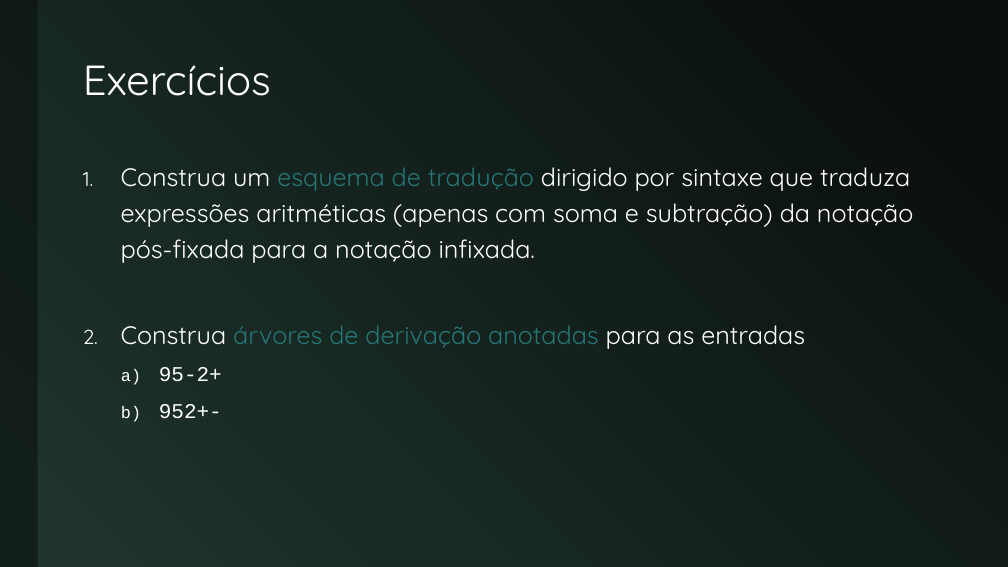
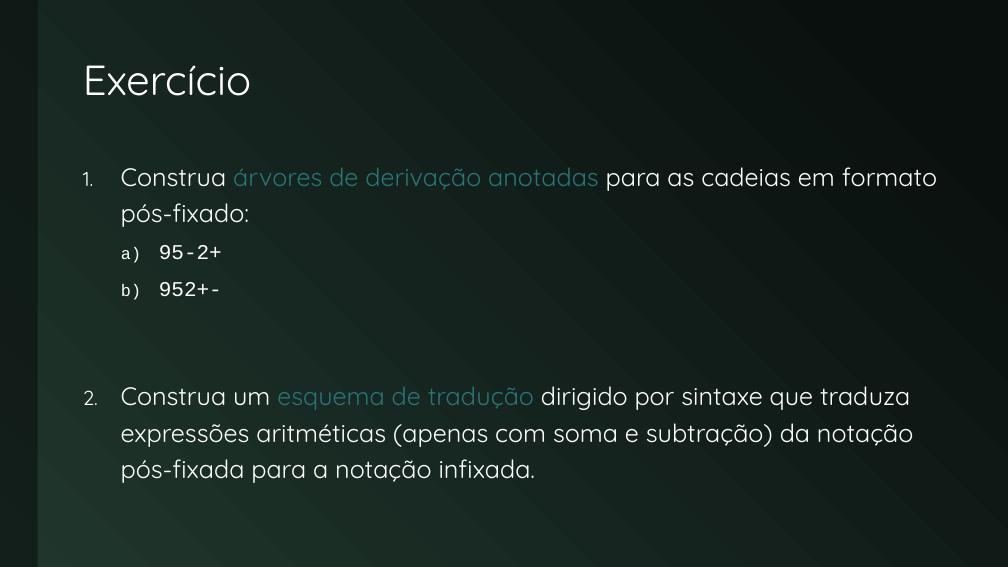
Before and after one commit to JudsonSS/Compiladores, a slide deck: slide 30 of Slides/03. Tradução Dirigida por Sintaxe.pptx (slide 26 before the commit). Drawn at 1008x567 pixels with LibreOffice and Linux fonts; fonts in the diff are those of the drawing. Boxes give left, top, right and bottom in pixels: in the first picture for what was removed or moved away, otherwise in the second. Text is boxed around its words. In the diff, an @@ line names an element or a change of style, - is before the commit and + after.

```diff
--- a/Slides/03. Tradução Dirigida por Sintaxe.pptx
+++ b/Slides/03. Tradução Dirigida por Sintaxe.pptx
@@ title at (x1=83, y1=65, x2=251, y2=96): text changed @@
-Exercícios
+Exercício
@@ text at (x1=121, y1=167, x2=937, y2=227): text changed @@
-1. Construa um esquema de tradução dirigido por sintaxe que traduza expressões aritméticas (apenas com soma e subtração) da notação pós-fixada para a notação infixada.
-2. Construa árvores de derivação anotadas para as entradas
+1. Construa árvores de derivação anotadas para as cadeias em formato pós-fixado:
@@ text at (x1=121, y1=386, x2=913, y2=483): paragraph added @@
+2. Construa um esquema de tradução dirigido por sintaxe que traduza expressões aritméticas (apenas com soma e subtração) da notação pós-fixada para a notação infixada.
```
Also in this commit, not shown: 13 other slides changed, 5 slides added, 5 other files.
